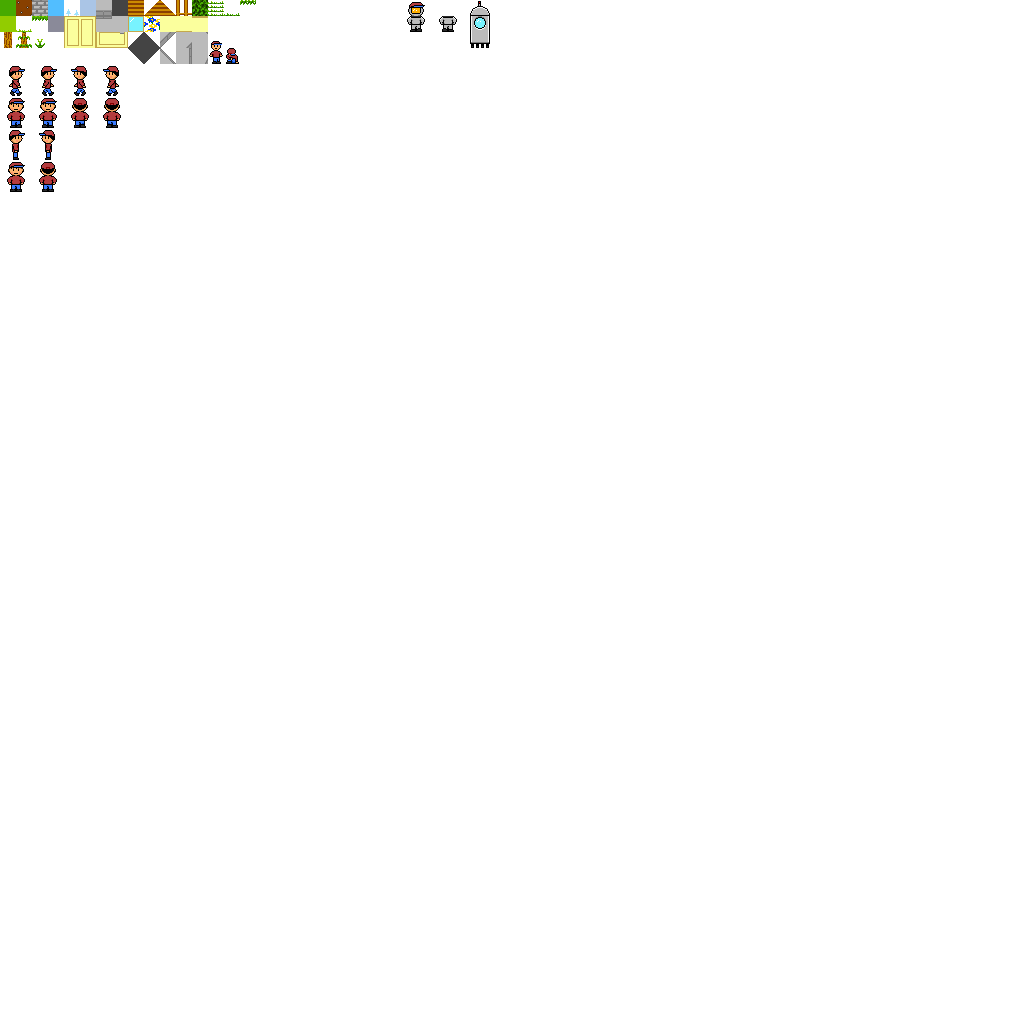
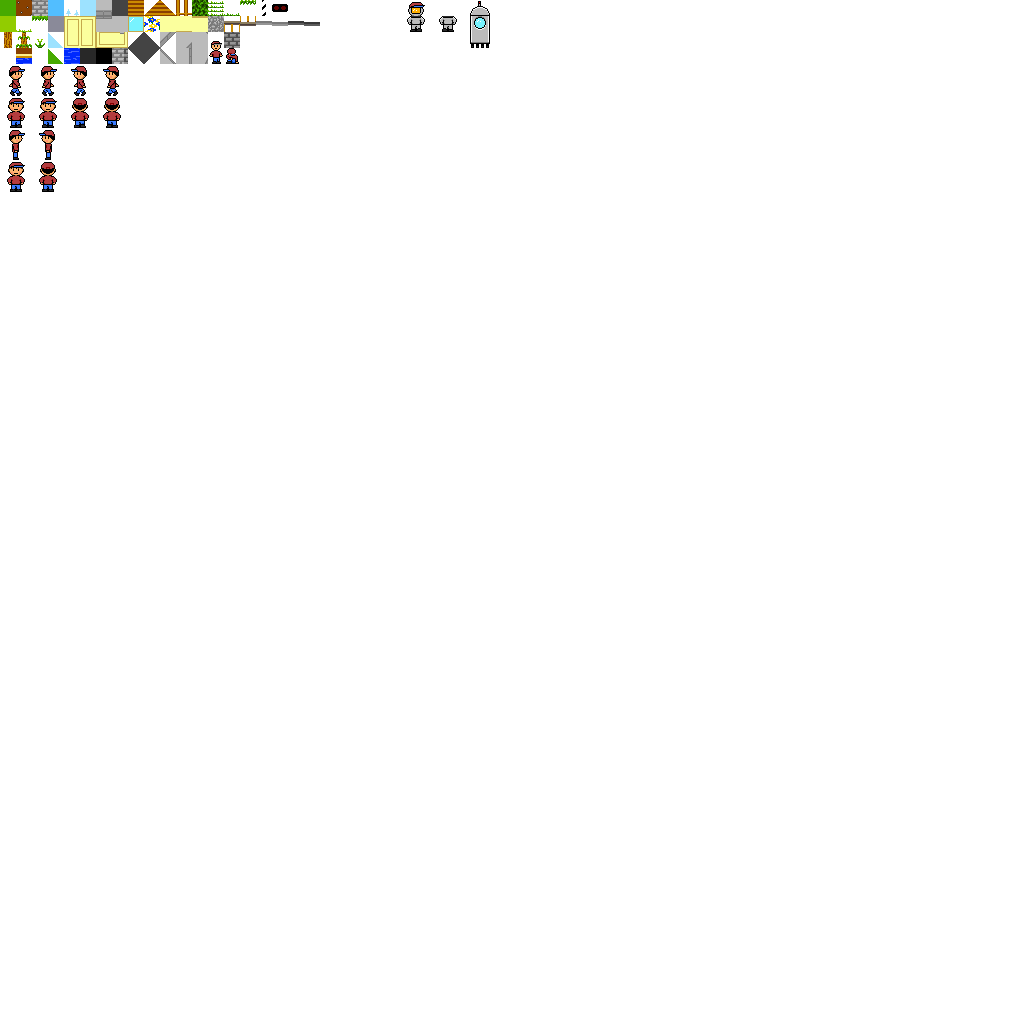
Before/after of a w=1024, h=1024 layered artwork. What changed in the layer stack:
painted on "Paint Layer 1" over [16, 0, 320, 64]